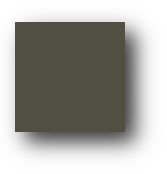
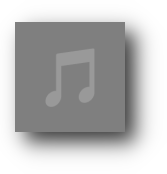
The second 167×174 image is a revision of the first. Changes to its layers:
removed layer "album copy" (was 84%) over [15, 22, 125, 132]
added layer "🎵" (20%) above "black" over [45, 48, 95, 107]
added layer "black" (50%) above "shadow #1" over [15, 22, 125, 132]
